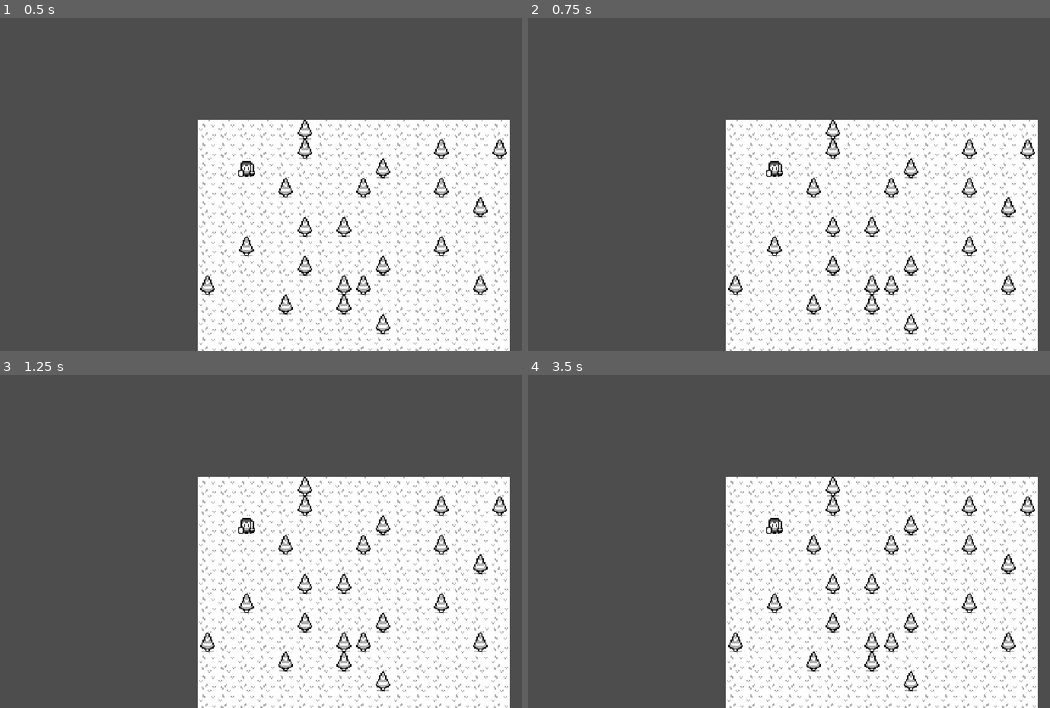
Above: before the commit, frames 1-4 (two rows, left to right).
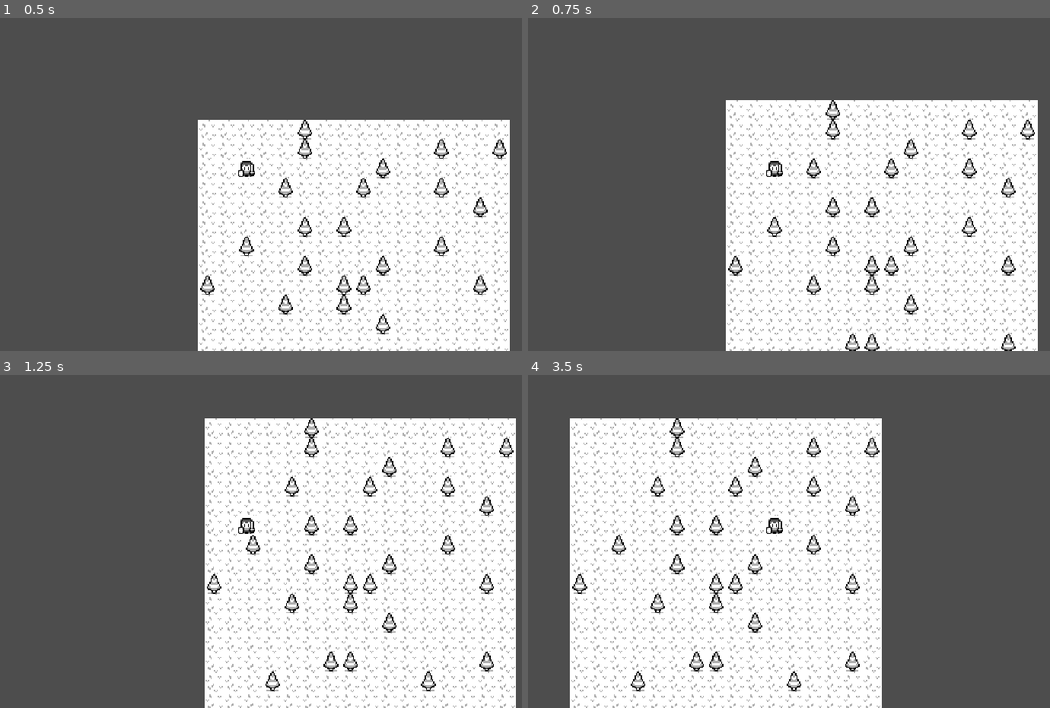
Above: after the commit, the same moments.

Repository: achu94/FinalFantasyLike
Game: Godot game, scene res://debug/scenes/d_main.tscn
Same seed, same stepped clock (60 frames per second), same inputs: the game is played once before the commit and once after it. This scene is started directly instead of the project's main scene.
Inputs (mouse positions are in pixels of both pictures, inside the frame that each line leads up to):
- Up to frame 1 (0.5 s): no input
- Up to frame 2 (0.75 s): tap Enter at 0.5 s; move the mouse to (742, 241) at 0.52 s; press the mouse at (742, 241) at 0.53 s
- Up to frame 3 (1.25 s): no input
- Up to frame 4 (3.5 s): move the mouse to (956, 581) at 1.27 s; release the mouse at (956, 581) at 1.28 s; click (956, 581) at 1.35 s; move the mouse to (590, 471) at 2.02 s; press the mouse at (590, 471) at 2.03 s; move the mouse to (804, 524) at 2.77 s; release the mouse at (804, 524) at 2.78 s; click (804, 524) at 2.85 s

Frame 1 is identical in both runs. In frame 2, 7.2% of the frame differs, in the area x 37-98%, y 24-100%; in frame 3, 21%; in frame 4, 53%, in the area x 8-98%, y 13-100%.

Commit message:
Movemnt script fixed.

Diff:
--- a/debug/scripts/actor.gd
+++ b/debug/scripts/actor.gd
@@ -2,17 +2,34 @@
 
 # AstarGrid2D is a methode for path finding.
 @onready var astar_grid: AStarGrid2D = AStarGrid2D.new()
+
 # Drag Tilemap from the to the specific input in the right Inspector section
-@export var tile_map: TileMap
+# @export var tile_map: TileMap
+
+# Tileset
+@onready var tile_map = $"../TileMap"
 # Fast way to set the speed from the Inspector section
-@export var speed: int = 100
+@export var speed: int = 80
 # Grid cell size
-@export var grid_cell_size: int = 16
+@export var grid_cell_size_x: int = 32
+@export var grid_cell_size_y: int = 32
+
+# Current wallking path in the array
+var current_id_path: Array[Vector2i]
+
+# Current target position
+var target_position: Vector2
+
+# is moving flag
+var is_moving: bool
 
 # Called when the node enters the scene tree for the first time.
 func _ready():
 	dependencyCheck()
 	initMovableArea()
+
+func _physics_process(delta):
+	move(delta)
 
 func dependencyCheck() -> void:
 	# Check Tilemap
@@ -21,9 +38,64 @@
 func initMovableArea() -> void:
 	# Getting every grid area
 	astar_grid.region = tile_map.get_used_rect()
+	print(tile_map.get_used_rect())
 	# Setting the cell size each grid
-	astar_grid.cell_size = Vector2(grid_cell_size, grid_cell_size)
+	astar_grid.cell_size = Vector2(grid_cell_size_x, grid_cell_size_y)
 	# Setting of the behavior of astar.
 	astar_grid.diagonal_mode = AStarGrid2D.DIAGONAL_MODE_NEVER
 	# Setting up the astar grid ist finished.
 	astar_grid.update()
+
+	# loop every tilemap cell
+	for x in tile_map.get_used_rect().size.x:
+		for y in tile_map.get_used_rect().size.y:
+			var tile_position = Vector2i(
+				x + tile_map.get_used_rect().position.x,
+				y + tile_map.get_used_rect().position.x,
+			)
+
+			var tile_data = tile_map.get_cell_tile_data(0, tile_position)
+
+			if tile_data == null or tile_data.get_custom_data("walkable") == false:
+				astar_grid.set_point_solid(tile_position)
+
+# Evenet handler
+func _input(event):
+	# in the first stage, the event handler will be responsive only for move.
+	if event.is_action_pressed("m_left_click") == false:
+		return
+
+	# it has to finish his target, bevor moving to the next target
+	var from_path = target_position if is_moving else global_position
+
+	# path to move
+	var id_path := astar_grid.get_id_path(
+		tile_map.local_to_map(from_path),
+		tile_map.local_to_map(get_global_mouse_position())
+	).slice(1)
+
+	# When clicked_pos is not empty, the walking path will be settet.
+	if id_path.is_empty() == false:
+		current_id_path = id_path
+
+func move(delta):
+	# Check if current position to move is not empty
+	if current_id_path.is_empty():
+		return
+
+	# setting the target position, only the next grid in the array
+	if is_moving == false:
+		target_position = tile_map.map_to_local(current_id_path.front())
+		is_moving = true
+
+	# moving
+	global_position = global_position.move_toward(target_position, (speed * delta))
+
+	# after reach the target, removing the reached index
+	if global_position == target_position:
+		current_id_path.pop_front()
+
+		if current_id_path.is_empty() == false:
+			target_position = tile_map.map_to_local(current_id_path.front())
+		else:
+			is_moving = false
